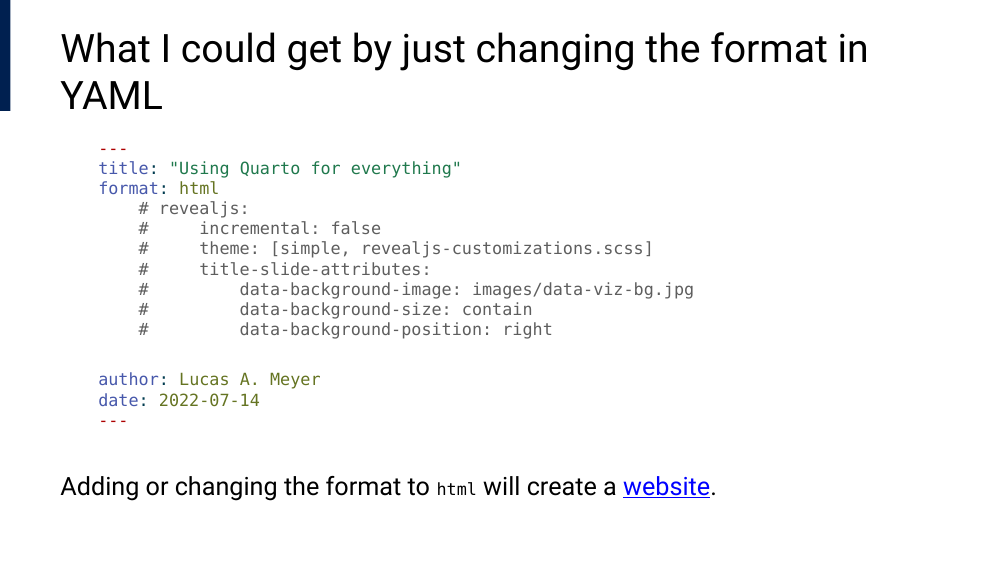
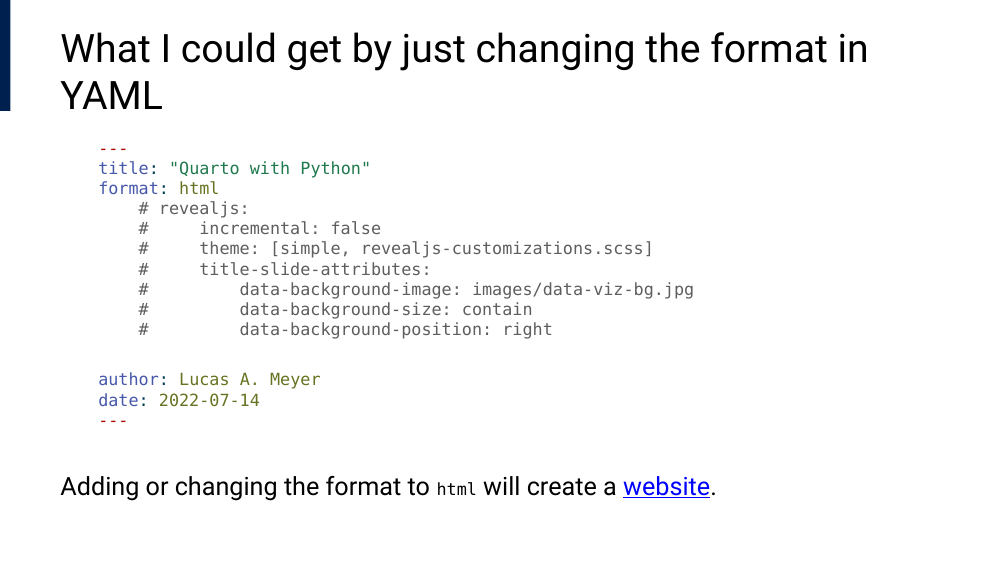
Before and after one commit to lucas-a-meyer/using-quarto, a slide deck: slide 30 of docs/presentation.pptx. Drawn at 1008x567 pixels with LibreOffice and Linux fonts; fonts in the diff are those of the drawing. Boxes give left, top, right and bottom in pixels: in the first picture for what was removed or moved away, otherwise in the second. Text is boxed around its words. In the diff, an @@ line names an element or a change of style, - is before the commit and + after.

```diff
--- a/docs/presentation.pptx
+++ b/docs/presentation.pptx
@@ text at box(98, 161, 694, 407): text changed @@
----
-title: "Using Quarto for everything"
-format: html
-# revealjs:
-# incremental: false
-# theme: [simple, revealjs-customizations.scss]
-# title-slide-attributes:
-# data-background-image: images/data-viz-bg.jpg
-# data-background-size: contain
-# data-background-position: right
-author: Lucas A. Meyer
-date: 2022-07-14
----
+---
+title: "Quarto with Python"
+format: html
+# revealjs:
+# incremental: false
+# theme: [simple, revealjs-customizations.scss]
+# title-slide-attributes:
+# data-background-image: images/data-viz-bg.jpg
+# data-background-size: contain
+# data-background-position: right
+author: Lucas A. Meyer
+date: 2022-07-14
+---
```
Also in this commit, not shown: 1 other slide changed, 2 slides added, 13 other files.
